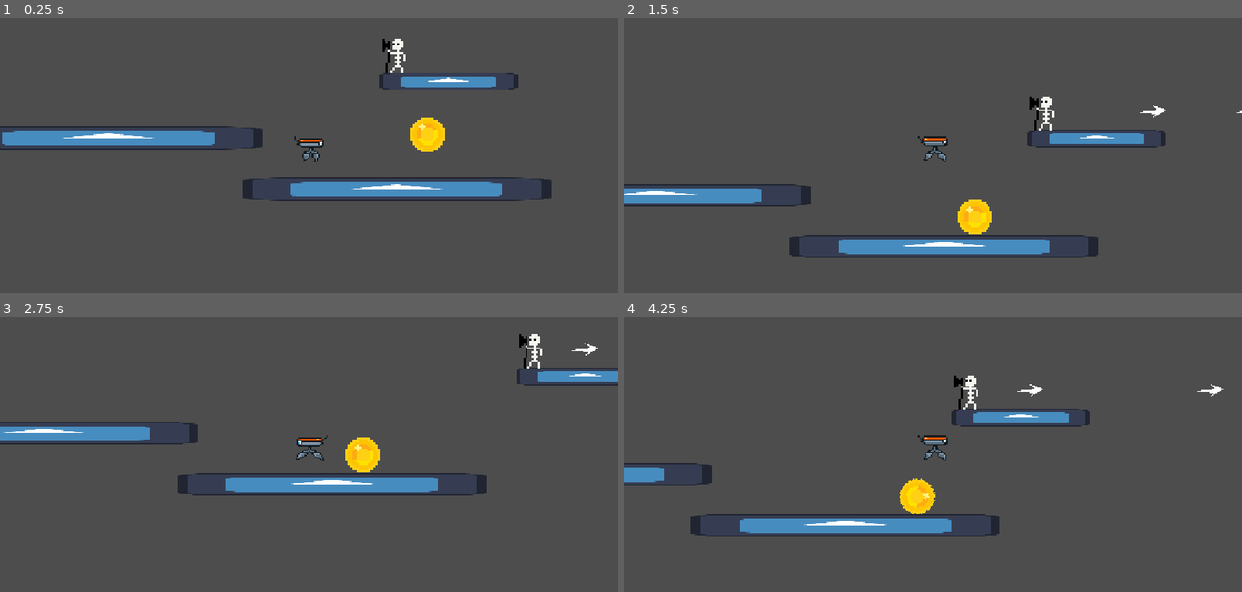
Above: before the commit, frames 1-4 (two rows, left to right).
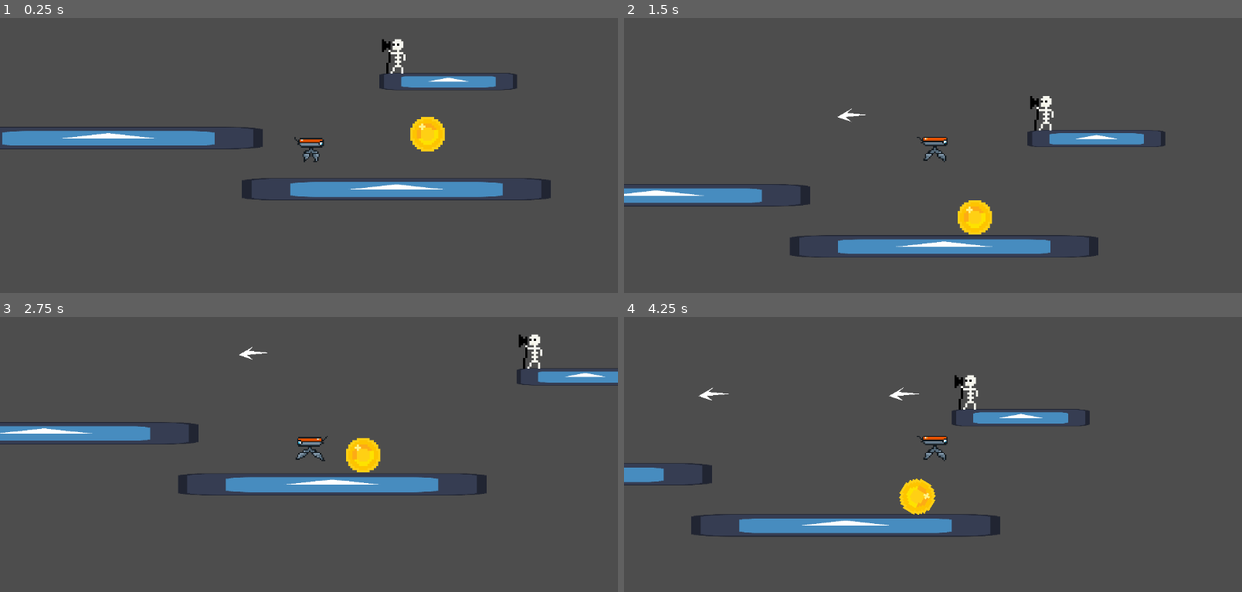
Above: after the commit, the same moments.

Repository: InnDieGames/godot-platformer
Game: Godot game, scene res://Level.tscn
The game is run twice, just before and just after one commit, with the same random seed, the same clock (stepped at 60 frames per second) and the same inputs. The engine's default icon, where the game draws it, is replaced by a stand-in: a white triangle on a blue panel in a dark square.
Inputs:
- Up to frame 1 (0.25 s): no input
- Up to frame 2 (1.5 s): tap Enter (ui_accept) at 0.5, 0.77 s; hold Right (ui_right) from 0.53 s (still down)
- Up to frame 3 (2.75 s): tap Enter (ui_accept) at 1.52 s; release Right (ui_right) at 2.03 s; hold Left (ui_left) from 2.03 s (still down)
- Up to frame 4 (4.25 s): release Left (ui_left) at 2.78 s; hold Right (ui_right) from 2.78 s (still down); tap Enter (ui_accept) at 3.02, 3.77 s

The runs differ from the first frame. In frame 1, 1.1% of the frame differs, in the area x 0-90%, y 7-67%; in frame 2, 1.2%, in the area x 0-100%, y 28-87%; in frame 3, 1.2%; in frame 4, 1.1%.

Commit message:
Player health

Diff:
--- a/Bullet.tscn
+++ b/Bullet.tscn
@@ -2,7 +2,8 @@
 
 [ext_resource type="Script" uid="uid://cn5y5podjtlm4" path="res://bullet.gd" id="1_ayd6b"]
 
-[node name="Area2D" type="Area2D" unique_id=278852654]
+[node name="Area2D" type="Area2D" unique_id=278852654 groups=["damage"]]
+scale = Vector2(-1, -1)
 script = ExtResource("1_ayd6b")
 
 [node name="Polygon2D" type="Polygon2D" parent="." unique_id=1041444260]
--- a/Player.tscn
+++ b/Player.tscn
@@ -6,6 +6,9 @@
 
 [sub_resource type="RectangleShape2D" id="RectangleShape2D_jj4vh"]
 size = Vector2(122, 124)
+
+[sub_resource type="RectangleShape2D" id="RectangleShape2D_rto0b"]
+size = Vector2(122, 93)
 
 [sub_resource type="AtlasTexture" id="AtlasTexture_e80uo"]
 atlas = ExtResource("3_kne1u")
@@ -72,6 +75,12 @@
 [node name="CollisionShape2D" type="CollisionShape2D" parent="." unique_id=76000263]
 shape = SubResource("RectangleShape2D_jj4vh")
 
+[node name="Area" type="Area2D" parent="." unique_id=978120157]
+
+[node name="CollisionShape2D" type="CollisionShape2D" parent="Area" unique_id=870095738]
+position = Vector2(0, 13.5)
+shape = SubResource("RectangleShape2D_rto0b")
+
 [node name="Camera2D" type="Camera2D" parent="." unique_id=938161814]
 offset = Vector2(0, -100)
 zoom = Vector2(0.5, 0.5)
@@ -82,3 +91,5 @@
 sprite_frames = SubResource("SpriteFrames_kjfh8")
 animation = &"right"
 frame_progress = 0.039387025
+
+[connection signal="area_entered" from="Area" to="." method="_on_area_area_entered"]
--- a/bullet.gd
+++ b/bullet.gd
@@ -14,6 +14,7 @@
 
 
 func _on_body_entered(body: Node2D) -> void:
-	if (body.is_in_group("player")):
-		print("you got hit by a bullet :(")
-		get_tree().reload_current_scene()
+	#if (body.is_in_group("player")):
+	#	print("you got hit by a bullet :(")
+	#	get_tree().reload_current_scene()
+	pass
--- a/enemy.gd
+++ b/enemy.gd
@@ -1,6 +1,6 @@
 extends CharacterBody2D
 
-const COOLDOWN = .5
+const COOLDOWN = 1
 const BULLET : Resource = preload("res://Bullet.tscn")
 var timer : float = 0
 
--- a/player.gd
+++ b/player.gd
@@ -3,6 +3,7 @@
 const SPEED = 300.0
 const JUMP_VELOCITY = -750.0
 const GAME_OVER_THRESHOLD = 5e3
+var health = 3
 
 @onready var _animated_sprite = $AnimatedSprite2D
 
@@ -55,3 +56,13 @@
 	collisions()
 
 	check_game_over()
+
+
+func _on_area_area_entered(area: Area2D) -> void:
+	print("entered")
+	if (area.is_in_group("damage")):
+		health -= 1
+		print("you suffered damage :(. remaining health: "+ str(health))
+		area.queue_free()
+		if (health == 0):
+			get_tree().call_deferred("reload_current_scene")
--- a/project.godot
+++ b/project.godot
@@ -17,12 +17,13 @@
 
 [display]
 
-window/stretch/mode="canvas_items"
+window/stretch/mode="viewport"
 window/stretch/aspect="expand"
 
 [global_group]
 
 player=""
+damage=""
 
 [input]
 
